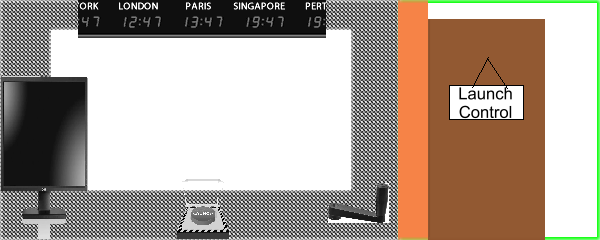
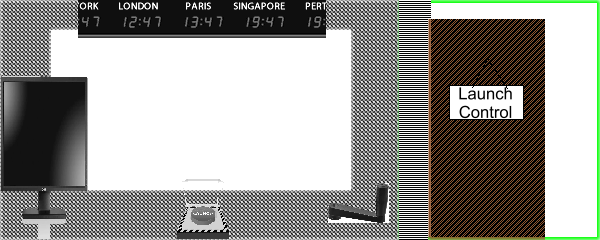
The second w=600, h=240 image is a revision of the first. Changes to its layers:
painted on "Paint Layer 3 (pasted)" (2nd of 4) over [398, 0, 448, 192]
painted on "Paint Layer 3" over [398, 0, 545, 240]
removed layer "Paint Layer 4" over [398, 0, 545, 240]
painted on "Paint Layer 1" over [398, 0, 545, 240]
